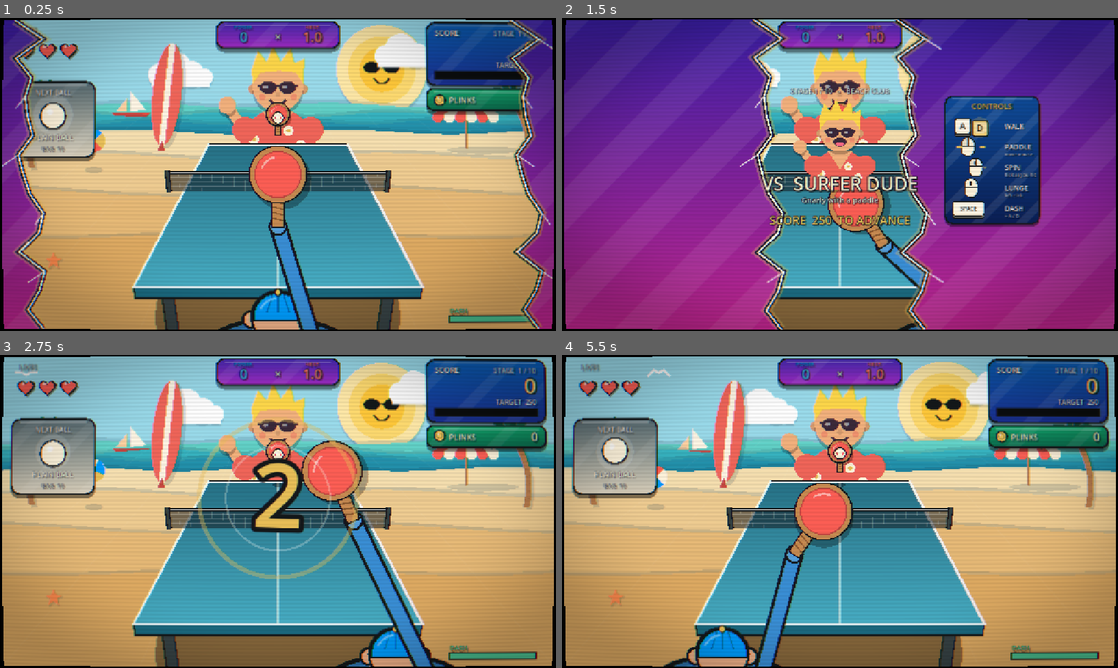
Above: before the commit, frames 1-4 (two rows, left to right).
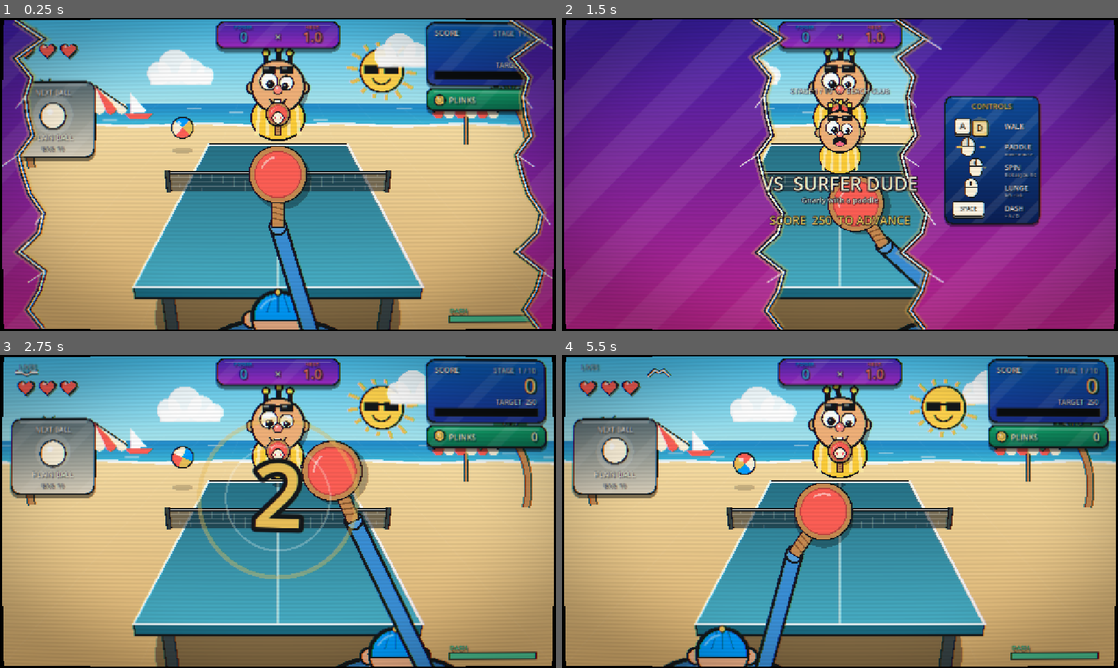
Above: after the commit, the same moments.

Repository: happsie/RoguePong
Game: Godot game, scene res://scenes/main.tscn
The game is run twice, just before and just after one commit, with the same random seed, the same clock (stepped at 60 frames per second) and the same inputs.
Inputs (mouse positions are in pixels of both pictures, inside the frame that each line leads up to):
- Up to frame 1 (0.25 s): no input
- Up to frame 2 (1.5 s): tap Enter at 0.5, 0.6 s; move the mouse to (962, 158) at 0.52 s; hold D 0.53-1.25 s; click (962, 158) at 0.67 s; tap Space at 0.77, 1.07 s; drag from (728, 190) to (812, 237) at 1.27 s
- Up to frame 3 (2.75 s): move the mouse to (333, 442) at 2.02 s; hold D from 2.03 s (still down); tap Enter at 2.1 s
- Up to frame 4 (5.5 s): release D at 2.75 s; drag from (812, 574) to (673, 464) at 2.77 s; move the mouse to (1006, 558) at 3.52 s; hold A 3.53-4.25 s; tap Enter at 3.6, 5.1 s; tap Space at 3.77, 4.07 s; drag from (673, 464) to (756, 433) at 4.27 s; move the mouse to (867, 511) at 5.02 s; hold A from 5.03 s (still down); click (867, 511) at 5.17 s

The runs differ from the first frame. In frame 1, 23% of the frame differs, in the area x 3-95%, y 0-82%; in frame 2, 6.8%; in frame 3, 24%; in frame 4, 25%, in the area x 0-100%, y 0-82%.

Commit message:
Revert "Paper-cut art for the Beach Club and the Surfer Dude"
This reverts commit e8c107c3a66e5e4f1601ea4b30c09450a99546cb.

Diff:
--- a/scripts/art.gd
+++ b/scripts/art.gd
@@ -150,9 +150,6 @@
 	var c := pos + Vector2(0, sin(t * 3.0 + pos.x) * 3.0)
 	var squash := 1.0 + sin(t * 6.0) * 0.03
 	var bc := c + Vector2(0, r * 1.25)
-	if acc == "surfer":
-		_surfer(ci, c, r, ch, look, mood, t)
-		return
 	if acc == "vampire":
 		var cape := PackedVector2Array([c + Vector2(-r * 1.55, r * 2.3), c + Vector2(-r * 0.95, r * 0.2), c + Vector2(r * 0.95, r * 0.2), c + Vector2(r * 1.55, r * 2.3)])
 		ci.draw_colored_polygon(cape, INK)
@@ -321,74 +318,6 @@
 		ci.draw_rect(Rect2(c.x - r * 0.66, c.y + r * 1.1, r * 1.32, r * 0.1), Color("c9d3e0"))
 
 
-static func _limb(ci: CanvasItem, a: Vector2, b: Vector2, w: float, col: Color) -> void:
-	ci.draw_line(a, b, col, w)
-	ci.draw_circle(a, w * 0.5, col)
-	ci.draw_circle(b, w * 0.5, col)
-
-
-## Paper-cut Surfer Dude: flat pieces with a soft shadow, no outlines, round mitten hands. `c` is the head
-## centre and `r` the head radius. The paddle arm is drawn by the world view, so only the waving arm is here.
-static func _surfer(ci: CanvasItem, c: Vector2, r: float, ch: Dictionary, look: Vector2, mood: float, t: float) -> void:
-	var skin: Color = ch.skin
-	var skin_dark := skin.darkened(0.12)
-	var shirt: Color = ch.shirt
-	var hair: Color = ch.hair
-	var shade := Color(0, 0, 0, 0.24)
-	var dark := Color("3b2a3a")
-	var sh := Vector2(0, r * 0.15)
-	# waving arm, plain round hand
-	var lh := c + Vector2(-r * 2.0, r * 0.65 + sin(t * 5.0) * r * 0.1)
-	_limb(ci, c + Vector2(-r * 1.3, r * 1.75) + sh, lh + sh, r * 0.4, shade)
-	_limb(ci, c + Vector2(-r * 1.3, r * 1.75), lh, r * 0.4, skin)
-	ci.draw_circle(lh + sh, r * 0.34, shade)
-	ci.draw_circle(lh, r * 0.34, skin)
-	# neck and torso
-	ci.draw_rect(Rect2(c.x - r * 0.28, c.y + r * 0.7, r * 0.56, r * 0.5), skin_dark)
-	var torso := PackedVector2Array([c + Vector2(-r * 1.55, r * 2.9), c + Vector2(-r * 1.4, r * 1.6), c + Vector2(-r * 0.6, r), c + Vector2(r * 0.6, r), c + Vector2(r * 1.4, r * 1.6), c + Vector2(r * 1.55, r * 2.9)])
-	var torso_sh := PackedVector2Array()
-	for p in torso:
-		torso_sh.append(p + sh)
-	ci.draw_colored_polygon(torso_sh, shade)
-	ci.draw_colored_polygon(torso, shirt)
-	ci.draw_colored_polygon(PackedVector2Array([c + Vector2(-r * 0.6, r), c + Vector2(r * 0.6, r), c + Vector2(0, r * 1.9)]), skin)
-	for f in [Vector2(-0.95, 2.1), Vector2(0.9, 2.3), Vector2(-0.35, 2.6), Vector2(0.4, 1.75)]:
-		ci.draw_circle(c + f * r, r * 0.2, CREAM)
-		ci.draw_circle(c + f * r, r * 0.08, GOLD)
-	ci.draw_circle(c + Vector2(-r * 1.3, r * 1.7), r * 0.5, shirt)
-	ci.draw_circle(c + Vector2(r * 1.3, r * 1.7), r * 0.5, shirt)
-	# ears and head
-	for s in [-1.0, 1.0]:
-		ci.draw_circle(c + Vector2(s * r * 0.97, r * 0.1), r * 0.2, skin_dark)
-	ci.draw_circle(c + sh, r, shade)
-	ci.draw_circle(c, r, skin)
-	# bleached swoosh of hair
-	var hp := PackedVector2Array()
-	for p in [Vector2(-1.0, -0.1), Vector2(-1.05, -0.65), Vector2(-0.8, -1.4), Vector2(-0.45, -0.95), Vector2(-0.2, -1.65), Vector2(0.1, -1.0), Vector2(0.5, -1.55), Vector2(0.65, -0.9), Vector2(1.05, -1.1), Vector2(1.0, -0.1), Vector2(0.7, -0.55), Vector2(0.05, -0.62), Vector2(-0.7, -0.55)]:
-		hp.append(c + p * r + Vector2(0, sin(t * 4.0 + p.x * 3.0) * r * 0.03 if p.y < -0.9 else 0.0))
-	ci.draw_colored_polygon(hp, hair)
-	# sunglasses: one bar, two lenses, glints that slide towards the ball
-	var d := (look - c).limit_length(80.0) / 80.0
-	ci.draw_line(c + Vector2(-r * 0.8, -r * 0.02), c + Vector2(r * 0.8, -r * 0.02), dark, r * 0.1)
-	for s in [-1.0, 1.0]:
-		var lens := c + Vector2(s * r * 0.38, r * 0.04)
-		ellipse(ci, lens, r * 0.33, r * 0.25, dark)
-		ellipse(ci, lens + Vector2(-r * 0.12, -r * 0.08) + d * r * 0.07, r * 0.1, r * 0.06, Color(1, 1, 1, 0.55))
-	# nose, cheeks and mouth
-	ci.draw_circle(c + Vector2(0, r * 0.33), r * 0.11, skin_dark)
-	for s in [-1.0, 1.0]:
-		ci.draw_circle(c + Vector2(s * r * 0.62, r * 0.42), r * 0.13, Color(0.94, 0.4, 0.35, 0.4))
-	var m := c + Vector2(0, r * 0.52)
-	if mood > 0.2:
-		ellipse(ci, m, r * 0.34, r * 0.22, dark)
-		ellipse(ci, m + Vector2(0, r * 0.1), r * 0.2, r * 0.1, Color("ff6b8a"))
-	elif mood < -0.2:
-		ellipse(ci, m + Vector2(0, r * 0.1), r * 0.18, r * 0.24 + sin(t * 30.0) * 2.0, dark)
-		ci.draw_circle(c + Vector2(r * 0.8, -r * 0.5), r * 0.1, BLUE.lightened(0.5))
-	else:
-		ci.draw_arc(c + Vector2(0, r * 0.38), r * 0.34, deg_to_rad(27), deg_to_rad(153), 12, dark, r * 0.09)
-
-
 ## Round character token. `flip` is the way it faces (+1 right, -1 left); `kind` 0 = headband, 1 = cap.
 static func token(ci: CanvasItem, pos: Vector2, r: float, col: Color, look: Vector2, mood: float, kind: int, flip: float, t: float) -> void:
 	var c := pos + Vector2(0, sin(t * 3.0 + pos.x) * 3.0)
--- a/scripts/roster.gd
+++ b/scripts/roster.gd
@@ -7,7 +7,7 @@
 const STAGES := [
 	{
 		"name": "Surfer Dude", "title": "Gnarly with a paddle", "setting": 0, "target": 250, "diff": 0.0,
-		"skin": Color("f4b27e"), "shirt": Color("f2665a"), "hair": Color("ffd84a"), "acc": "surfer",
+		"skin": Color("f2b27a"), "shirt": Color("ffcf3a"), "hair": Color("ffe14d"), "acc": "shades",
 	},
 	{
 		"name": "Lifeguard Larry", "title": "Rescues balls, not points", "setting": 0, "target": 500, "diff": 0.1, "boss": true,
--- a/scripts/scenery.gd
+++ b/scripts/scenery.gd
@@ -50,159 +50,99 @@
 
 
 # ---------------------------------------------------------------- beach club
-# Paper-cut style: flat shapes, no outlines, each layer casts a soft shadow on the one behind it.
-
-const PAPER_SKY := Color("9bdcec")
-const PAPER_SHADOW := Color(0.05, 0.2, 0.3, 0.16)
-
-
-static func _quad(a: Vector2, b: Vector2, c: Vector2, f: float) -> Vector2:
-	return a * (1.0 - f) * (1.0 - f) + b * 2.0 * (1.0 - f) * f + c * f * f
-
-
-## A wavy-topped paper band reaching the bottom of the screen, with a shadow cast up onto the layer behind.
-static func _layer(ci: CanvasItem, y: float, amp: float, wl: float, ph: float, col: Color) -> void:
-	var top := PackedVector2Array()
-	for i in 69:
-		var x := -40.0 + i * 20.0
-		top.append(Vector2(x, y + sin(x / wl + ph) * amp))
-	var shadow := PackedVector2Array()
-	for p in top:
-		shadow.append(p - Vector2(0, 7))
-	shadow.append(Vector2(1320, 770))
-	shadow.append(Vector2(-40, 770))
-	ci.draw_colored_polygon(shadow, PAPER_SHADOW)
-	top.append(Vector2(1320, 770))
-	top.append(Vector2(-40, 770))
-	ci.draw_colored_polygon(top, col)
-
-
-static func _paper_cloud(ci: CanvasItem, p: Vector2, s: float) -> void:
-	_cloud(ci, p + Vector2(0, 6), s, PAPER_SHADOW)
-	_cloud(ci, p, s, Color.WHITE)
-
 
 static func _beach(ci: CanvasItem, t: float) -> void:
-	ci.draw_rect(Rect2(-40, -40, 1360, 800), PAPER_SKY)
-	# a sun in sunglasses, made of paper rings
-	var sun := Vector2(880, 118)
-	var pulse := sin(t * 1.4) * 2.0
-	ci.draw_circle(sun + Vector2(0, 7), 104.0 + pulse, PAPER_SHADOW)
-	ci.draw_circle(sun, 104.0 + pulse, Color("ffe9a8"))
-	ci.draw_circle(sun, 78.0 + pulse * 0.6, Color("ffdb70"))
-	ci.draw_circle(sun, 52.0, Color("ffc83a"))
-	Art.ellipse(ci, sun + Vector2(-23, -5), 19.0, 13.0, Art.INK)
-	Art.ellipse(ci, sun + Vector2(23, -5), 19.0, 13.0, Art.INK)
-	ci.draw_rect(Rect2(sun.x - 6, sun.y - 9, 12, 4), Art.INK)
-	ci.draw_arc(sun + Vector2(0, 14), 18.0, deg_to_rad(20), deg_to_rad(160), 12, Art.INK, 4.0)
-	for k in 3:
-		var x := fposmod(t * (7.0 + k * 3.0) + k * 520.0, 1500.0) - 120.0
-		_paper_cloud(ci, Vector2(x, 70.0 + (k % 2) * 40.0 + h(k * 3.0) * 20.0), 0.95 + h(k + 1.0) * 0.5)
-	# the sea in three turquoise bands, with a little sailboat
-	_layer(ci, 200, 5, 70, t * 0.8, Color("62d2c8"))
+	grad(ci, -40, 250, Color("2fb4e9"), Color("c4f1f0"))
+	# a sun in sunglasses
+	var sun := Vector2(880, 120)
+	for i in 14:
+		var a := TAU * i / 14.0 + t * 0.3
+		var d := Vector2(cos(a), sin(a))
+		ci.draw_line(sun + d * 56.0, sun + d * (74.0 + sin(t * 3.0 + i) * 8.0), Art.GOLD, 8.0)
+	ci.draw_circle(sun, 52, Art.INK)
+	ci.draw_circle(sun, 48, Color("ffd34d"))
+	ci.draw_rect(Rect2(sun.x - 40, sun.y - 14, 34, 22), Art.INK)
+	ci.draw_rect(Rect2(sun.x + 6, sun.y - 14, 34, 22), Art.INK)
+	ci.draw_line(sun + Vector2(-8, -8), sun + Vector2(8, -8), Art.INK, 4.0)
+	ci.draw_arc(sun + Vector2(0, 10), 22.0, deg_to_rad(20), deg_to_rad(160), 12, Art.INK, 4.0)
+	_drift_clouds(ci, t, Color(1, 1, 1, 0.9), 70.0, 3)
+	# sea with a little sailboat
+	grad(ci, 196, 252, Color("1d86c9"), Color("45c3dd"))
 	var bob := sin(t * 1.5) * 3.0
-	ci.draw_colored_polygon(PackedVector2Array([Vector2(300, 214 + bob), Vector2(300, 166 + bob), Vector2(336, 210 + bob)]), Color("fff6e5"))
-	ci.draw_colored_polygon(PackedVector2Array([Vector2(292, 214 + bob), Vector2(266, 214 + bob), Vector2(292, 182 + bob)]), Color("ffd2a0"))
-	ci.draw_colored_polygon(PackedVector2Array([Vector2(256, 216 + bob), Vector2(346, 216 + bob), Vector2(334, 229 + bob), Vector2(268, 229 + bob)]), Color("e5483e"))
-	_layer(ci, 222, 6, 60, t * 1.0 + 2.0, Color("37b3c0"))
-	_layer(ci, 240, 5, 52, t * 1.2 + 4.0, Color("2392ad"))
-	# sand in four warm bands
-	_layer(ci, 262, 5, 80, t * 0.6 + 1.0, Color("f7e0b0"))
-	_layer(ci, 318, 8, 110, 3.0, Color("f0cd92"))
-	_layer(ci, 400, 10, 140, 5.0, Color("e8bb78"))
-	_layer(ci, 500, 8, 160, 1.0, Color("dfab63"))
-	_surfboard(ci, Vector2(372, 292))
-	_umbrella(ci, Vector2(1075, 300), t)
+	ci.draw_colored_polygon(PackedVector2Array([Vector2(300, 218 + bob), Vector2(300, 170 + bob), Vector2(338, 214 + bob)]), Color.WHITE)
+	ci.draw_colored_polygon(PackedVector2Array([Vector2(286, 218 + bob), Vector2(352, 218 + bob), Vector2(340, 230 + bob), Vector2(298, 230 + bob)]), Art.RED)
+	for i in 16:
+		var x := fposmod(i * 97.0 + t * 20.0, 1400.0) - 60.0
+		var y := 208.0 + (i % 5) * 9.0
+		ci.draw_line(Vector2(x, y), Vector2(x + 34, y), Color(1, 1, 1, 0.45), 3.0)
+	# sand with a foamy edge
+	grad(ci, 246, 760, Color("f6dca2"), Color("d6aa68"))
+	var foam := PackedVector2Array()
+	for i in 41:
+		foam.append(Vector2(-40 + i * 34.0, 246.0 + sin(t * 2.0 + i * 0.7) * 3.0))
+	ci.draw_polyline(foam, Color(1, 1, 1, 0.9), 6.0)
+	# deckchair umbrella and a bouncing beach ball
+	_umbrella(ci, Vector2(215, 280), t)
+	_umbrella(ci, Vector2(1075, 290), t + 2.0)
+	_beach_ball(ci, Vector2(420, 300 - absf(sin(t * 3.0)) * 70.0), t)
 	_palm(ci, Vector2(70, 345), 1.0, t, 0.62)
 	_palm(ci, Vector2(1215, 350), -1.0, t + 1.0, 0.62)
-	_starfish(ci, Vector2(120, 560))
-	_beach_ball(ci, Vector2(215, 330 - absf(sin(t * 3.0)) * 70.0), t)
 	# seagull
 	var gx := fposmod(t * 60.0, 1500.0) - 110.0
 	var gy := 52.0 + sin(t * 2.0) * 14.0
 	var w := sin(t * 10.0) * 9.0
-	ci.draw_polyline(PackedVector2Array([Vector2(gx - 26, gy - w), Vector2(gx - 11, gy - 6), Vector2(gx, gy), Vector2(gx + 11, gy - 6), Vector2(gx + 26, gy - w)]), Color.WHITE, 5.0)
-
-
-## A surfboard stuck upright in the sand; `base` is where the tip meets the sand.
-static func _surfboard(ci: CanvasItem, base: Vector2) -> void:
-	ci.draw_set_transform(base + Vector2(8, 6), 0.1, Vector2.ONE)
-	Art.ellipse(ci, Vector2(0, -118), 34.0, 120.0, PAPER_SHADOW)
-	ci.draw_set_transform(base, 0.1, Vector2.ONE)
-	Art.ellipse(ci, Vector2(0, -118), 34.0, 120.0, Color("f2665a"))
-	ci.draw_rect(Rect2(-7, -236, 14, 236), Color("fff6e5"))
-	ci.draw_colored_polygon(PackedVector2Array([Vector2(0, -10), Vector2(-9, 14), Vector2(9, 14)]), Color("c94a40"))
-	ci.draw_set_transform(Vector2.ZERO, 0.0, Vector2.ONE)
-
-
-static func _starfish(ci: CanvasItem, p: Vector2) -> void:
-	var pts := PackedVector2Array()
-	for i in 10:
-		var a := -PI * 0.5 + i * PI / 5.0
-		pts.append(p + Vector2(cos(a), sin(a)) * (9.0 if i % 2 == 1 else 22.0))
-	var shadow := PackedVector2Array()
-	for q in pts:
-		shadow.append(q + Vector2(3, 4))
-	ci.draw_colored_polygon(shadow, PAPER_SHADOW)
-	ci.draw_colored_polygon(pts, Color("ff8a4d"))
+	var wing := PackedVector2Array([Vector2(gx - 26, gy - w), Vector2(gx - 11, gy - 6), Vector2(gx, gy), Vector2(gx + 11, gy - 6), Vector2(gx + 26, gy - w)])
+	ci.draw_polyline(wing, Art.INK, 8.0)
+	ci.draw_polyline(wing, Color.WHITE, 4.0)
 
 
 static func _umbrella(ci: CanvasItem, base: Vector2, t: float) -> void:
 	var sway := sin(t * 1.2) * 2.0
 	var top := base + Vector2(sway, -118)
-	Art.ellipse(ci, base + Vector2(40, 4), 84.0, 9.0, PAPER_SHADOW)
-	ci.draw_line(base, top, Color("b97c4c"), 6.0)
+	ci.draw_line(base, top, Art.INK, 9.0)
+	ci.draw_line(base, top, Art.WOOD, 5.0)
 	for i in 6:
 		var x0 := base.x - 78.0 + i * 26.0
-		var col := Art.RED if i % 2 == 0 else Art.CREAM
-		ci.draw_colored_polygon(PackedVector2Array([top + Vector2(0, -8), Vector2(x0, top.y + 46), Vector2(x0 + 26, top.y + 46)]), col)
-		ci.draw_circle(Vector2(x0 + 13, top.y + 46), 13.0, col)
+		var tri := PackedVector2Array([top + Vector2(0, -8), Vector2(x0, top.y + 46), Vector2(x0 + 26, top.y + 46)])
+		ci.draw_colored_polygon(tri, Art.RED if i % 2 == 0 else Art.CREAM)
+		ci.draw_circle(Vector2(x0 + 13, top.y + 46), 13.0, Art.RED if i % 2 == 0 else Art.CREAM)
+	ci.draw_polyline(PackedVector2Array([Vector2(base.x - 78, top.y + 46), top + Vector2(0, -8), Vector2(base.x + 78, top.y + 46)]), Art.INK, 3.0)
 
 
 static func _beach_ball(ci: CanvasItem, p: Vector2, t: float) -> void:
 	var cols := [Art.RED, Art.CREAM, Art.BLUE, Art.GOLD]
-	Art.ellipse(ci, Vector2(p.x, 350), 24.0 - (350.0 - p.y) * 0.04, 7.0, PAPER_SHADOW)
-	ci.draw_circle(p, 26.0, Art.CREAM)
+	ci.draw_circle(p, 26.0, Art.INK)
 	for i in 4:
 		var a0 := t * 3.0 + i * PI * 0.5
 		var pts := PackedVector2Array([p])
 		for k in 7:
 			var a := a0 + k * PI * 0.5 / 6.0
-			pts.append(p + Vector2(cos(a), sin(a)) * 26.0)
+			pts.append(p + Vector2(cos(a), sin(a)) * 23.0)
 		ci.draw_colored_polygon(pts, cols[i])
+	ci.draw_circle(p + Vector2(-8, -9), 5.0, Color(1, 1, 1, 0.7))
+	Art.ellipse(ci, Vector2(p.x, 305), 24.0, 7.0, Color(0, 0, 0, 0.18))
 
 
 static func _palm(ci: CanvasItem, base: Vector2, dir: float, t: float, s: float) -> void:
 	var ctrl := base + Vector2(-dir * 34.0 * s, -150.0 * s)
 	var top := base + Vector2(dir * 56.0 * s, -270.0 * s)
 	var trunk := PackedVector2Array()
-	var shadow := PackedVector2Array()
 	for i in 11:
 		var f := i / 10.0
-		var p := _quad(base, ctrl, top, f)
-		trunk.append(p)
-		shadow.append(p + Vector2(7, 5))
-	ci.draw_polyline(shadow, PAPER_SHADOW, 22.0 * s)
-	ci.draw_polyline(trunk, Color("b97c4c"), 22.0 * s)
-	for i in range(1, 10):
-		ci.draw_line(trunk[i] + Vector2(-11, 2) * s, trunk[i] + Vector2(11, -3) * s, Color("a06a3e"), 2.5 * s)
+		trunk.append(base * (1.0 - f) * (1.0 - f) + ctrl * 2.0 * (1.0 - f) * f + top * f * f)
+	ci.draw_polyline(trunk, Art.INK, 30.0 * s)
+	ci.draw_polyline(trunk, Art.WOOD, 22.0 * s)
 	for k in 8:
 		var a := deg_to_rad(-175.0 + k * 24.0) + sin(t * 1.6 + k) * 0.07
-		var tip := top + Vector2(cos(a), sin(a)) * 125.0 * s + Vector2(0, 62.0 * s)
-		var mid := (top + tip) * 0.5 + Vector2(0, -22.0 * s)
-		var perp := Vector2(-sin(a), cos(a)) * 22.0 * s
-		var leaf := PackedVector2Array()
-		for j in 9:
-			leaf.append(_quad(top, mid + perp, tip, j / 8.0))
-		for j in range(7, 0, -1):
-			leaf.append(_quad(top, mid - perp, tip, j / 8.0))
-		var off := PackedVector2Array()
-		for q in leaf:
-			off.append(q + Vector2(5, 6))
-		ci.draw_colored_polygon(off, PAPER_SHADOW)
-		ci.draw_colored_polygon(leaf, Color("2f9c78") if k % 2 == 1 else Color("1f7a5e"))
-	for o in [Vector2(-9, 10), Vector2(9, 12), Vector2(0, 18)]:
-		ci.draw_circle(top + o * s, 9.0 * s, Color("7a4a2a"))
+		var fr := PackedVector2Array()
+		for j in 6:
+			var f := j / 5.0
+			fr.append(top + Vector2(cos(a), sin(a)) * 120.0 * s * f + Vector2(0, f * f * 62.0 * s))
+		ci.draw_polyline(fr, Art.INK, 17.0 * s)
+		ci.draw_polyline(fr, Art.GREEN.darkened(0.1 + (k % 2) * 0.15), 11.0 * s)
+	for o in [Vector2(-9, 10), Vector2(9, 12)]:
+		ci.draw_circle(top + o * s, 9.0 * s, Art.INK)
+		ci.draw_circle(top + o * s, 6.5 * s, Art.WOOD_DARK)
 
 
 # ---------------------------------------------------------------- mount everest
